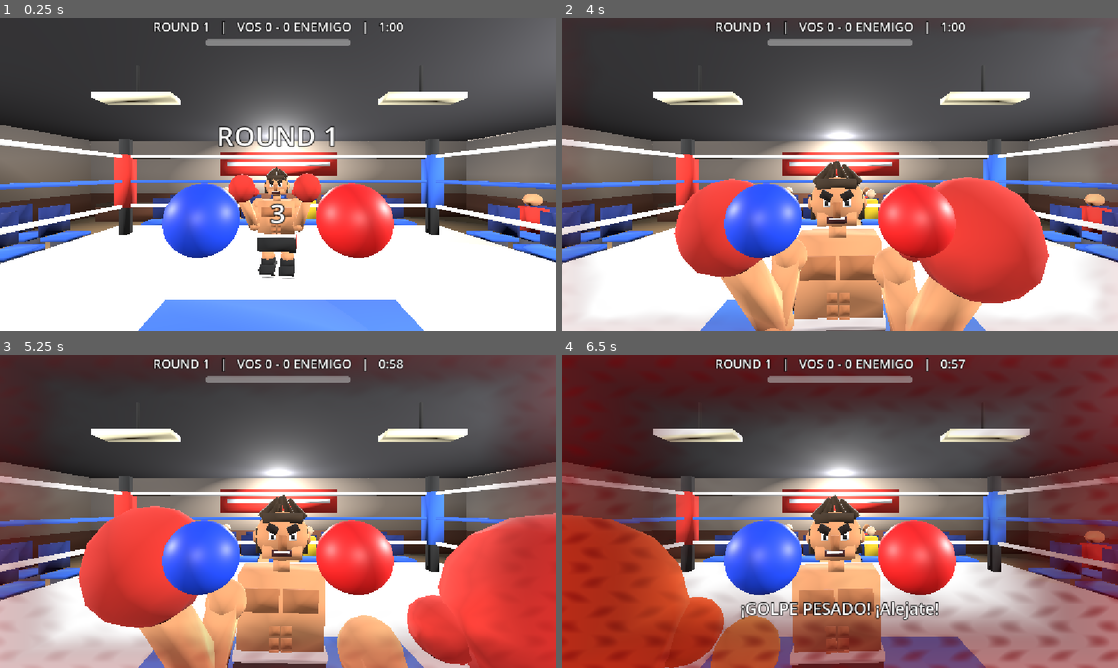
Above: before the commit, frames 1-4 (two rows, left to right).
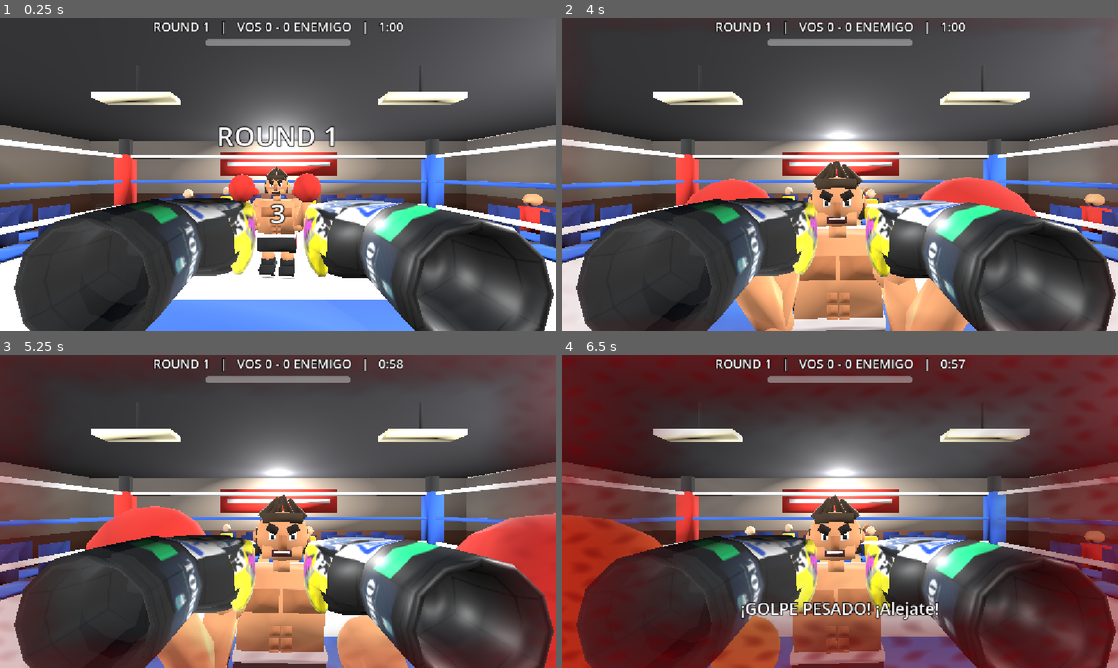
Above: after the commit, the same moments.

Repository: Rodimir909/JUEGO-VR
Game: Godot game, scene res://escenario_2.tscn
Same seed, same stepped clock (60 frames per second), same inputs: the game is played once before the commit and once after it. The project has no main scene, so this scene is started directly.
Inputs (mouse positions are in pixels of both pictures, inside the frame that each line leads up to):
- Up to frame 1 (0.25 s): no input
- Up to frame 2 (4 s): tap Enter at 0.5 s; move the mouse to (962, 158) at 0.52 s; hold D (move_right) 0.53-1.28 s; hold E (block) 0.53-1.28 s; click (962, 158) at 0.67 s; move the mouse to (728, 190) at 1.27 s; hold S (move_back) 1.28-2.03 s; click (728, 190) at 1.35 s; move the mouse to (895, 105) at 2.02 s; hold D (move_right) 2.03-2.78 s; right-click (895, 105) at 2.1 s; move the mouse to (812, 237) at 2.77 s; hold W (move_forward) 2.78-3.53 s; tap R at 2.85 s; click (812, 237) at 2.92 s; move the mouse to (1006, 221) at 3.52 s; hold A (move_left) from 3.53 s (still down); hold E (block) from 3.53 s (still down)
- Up to frame 3 (5.25 s): move the mouse to (111, 464) at 4.27 s; release E (block) at 4.28 s; click (111, 464) at 4.35 s; move the mouse to (305, 511) at 5.02 s; release A (move_left) at 5.03 s; hold S (move_back) from 5.03 s (still down); right-click (305, 511) at 5.1 s; click (305, 511) at 5.17 s
- Up to frame 4 (6.5 s): move the mouse to (756, 433) at 5.77 s; release S (move_back) at 5.78 s; hold D (move_right) from 5.78 s (still down); tap R at 5.85 s

The runs differ from the first frame. In frame 1, 28% of the frame differs, in the area x 2-100%, y 52-100%; in frame 2, 28%; in frame 3, 28%; in frame 4, 27%.

Commit message:
daaaleeee

Diff:
--- a/player/player.tscn
+++ b/player/player.tscn
@@ -2,6 +2,8 @@
 
 [ext_resource type="Script" uid="uid://bf3rvsdt0axr5" path="res://player/player.gd" id="1_oul6g"]
 [ext_resource type="PackedScene" uid="uid://dxlpgc8bq0gqh" path="res://elementos de hud/pause_menu.tscn" id="2_pause"]
+[ext_resource type="PackedScene" uid="uid://d2k3iwwfcgklu" path="res://guantes_derecho.glb" id="2_yw30f"]
+[ext_resource type="PackedScene" uid="uid://b88uhoyic66kf" path="res://guantes_izquierdo.glb" id="3_qjkh3"]
 
 [sub_resource type="ProceduralSkyMaterial" id="ProceduralSkyMaterial_oul6g"]
 sky_horizon_color = Color(0.66224277, 0.6717428, 0.6867428, 1)
@@ -19,28 +21,10 @@
 [sub_resource type="CapsuleShape3D" id="CapsuleShape3D_cjdqc"]
 
 [sub_resource type="SphereShape3D" id="SphereShape3D_cjdqc"]
-radius = 0.12
-
-[sub_resource type="StandardMaterial3D" id="StandardMaterial3D_right"]
-albedo_color = Color(0.85, 0.1, 0.1, 1)
-roughness = 0.5
-
-[sub_resource type="SphereMesh" id="SphereMesh_0eft3"]
-material = SubResource("StandardMaterial3D_right")
-radius = 0.12
-height = 0.24
+radius = 0.2
 
 [sub_resource type="SphereShape3D" id="SphereShape3D_oaqsx"]
-radius = 0.12
-
-[sub_resource type="StandardMaterial3D" id="StandardMaterial3D_left"]
-albedo_color = Color(0.1, 0.25, 0.85, 1)
-roughness = 0.5
-
-[sub_resource type="SphereMesh" id="SphereMesh_xhdhp"]
-material = SubResource("StandardMaterial3D_left")
-radius = 0.12
-height = 0.24
+radius = 0.2
 
 [node name="Player" type="CharacterBody3D" unique_id=1988186890]
 script = ExtResource("1_oul6g")
@@ -53,6 +37,7 @@
 shadow_enabled = true
 
 [node name="MeshInstance3D" type="MeshInstance3D" parent="." unique_id=361518633]
+visible = false
 mesh = SubResource("CapsuleMesh_cjdqc")
 
 [node name="CollisionShape3D" type="CollisionShape3D" parent="." unique_id=1950674586]
@@ -73,8 +58,8 @@
 [node name="CollisionShape3D" type="CollisionShape3D" parent="RightGlove" unique_id=1311153534]
 shape = SubResource("SphereShape3D_cjdqc")
 
-[node name="MeshInstance3D" type="MeshInstance3D" parent="RightGlove" unique_id=1112325352]
-mesh = SubResource("SphereMesh_0eft3")
+[node name="guantes_derecho" parent="RightGlove" unique_id=507597877 instance=ExtResource("2_yw30f")]
+transform = Transform3D(2.8660284e-16, 6.5567085e-09, -0.15, 0.15, -6.5567085e-09, 0, -6.5567085e-09, -0.15, -6.5567085e-09, 0.0107040405, -0.07795292, 0.15743795)
 
 [node name="LeftGlove" type="Area3D" parent="." unique_id=1318816949 groups=["puño"]]
 transform = Transform3D(1, 0, 0, 0, 1, 0, 0, 0, 1, -0.25, 0.55, -0.4)
@@ -82,7 +67,7 @@
 [node name="CollisionShape3D" type="CollisionShape3D" parent="LeftGlove" unique_id=917255806]
 shape = SubResource("SphereShape3D_oaqsx")
 
-[node name="MeshInstance3D" type="MeshInstance3D" parent="LeftGlove" unique_id=56206139]
-mesh = SubResource("SphereMesh_xhdhp")
+[node name="guantes_izquierdo" parent="LeftGlove" unique_id=1774280866 instance=ExtResource("3_qjkh3")]
+transform = Transform3D(2.8660284e-16, 6.5567085e-09, -0.15, 0.15, -6.5567085e-09, 0, -6.5567085e-09, -0.15, -6.5567085e-09, 0.5932808, -0.071343005, 0.15511322)
 
 [node name="PauseMenu" parent="." unique_id=350889864 instance=ExtResource("2_pause")]
Not shown, added: guantes_derecho.glb.import
Binary file added: guantes_derecho_Guante UVs v final.png
Not shown, added: guantes_derecho_Guante UVs v final.png.import
Not shown, added: guantes_izquierdo.glb.import
Binary file added: guantes_izquierdo_Guante UVs izquierdo.png
Not shown, added: guantes_izquierdo_Guante UVs izquierdo.png.import
